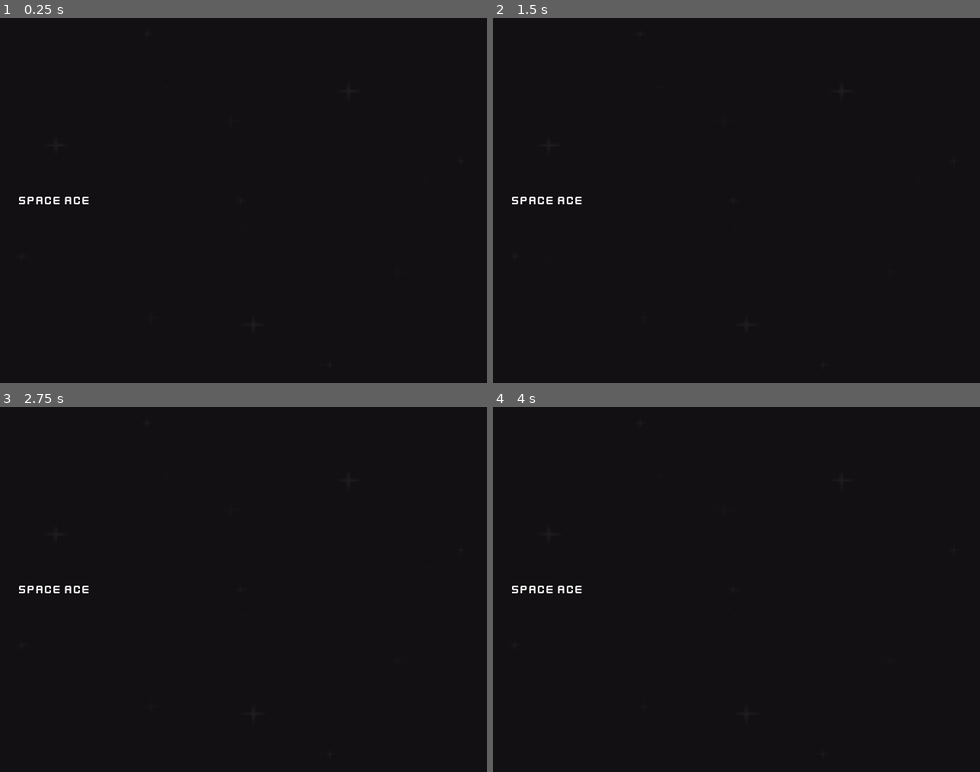
Above: before the commit, frames 1-4 (two rows, left to right).
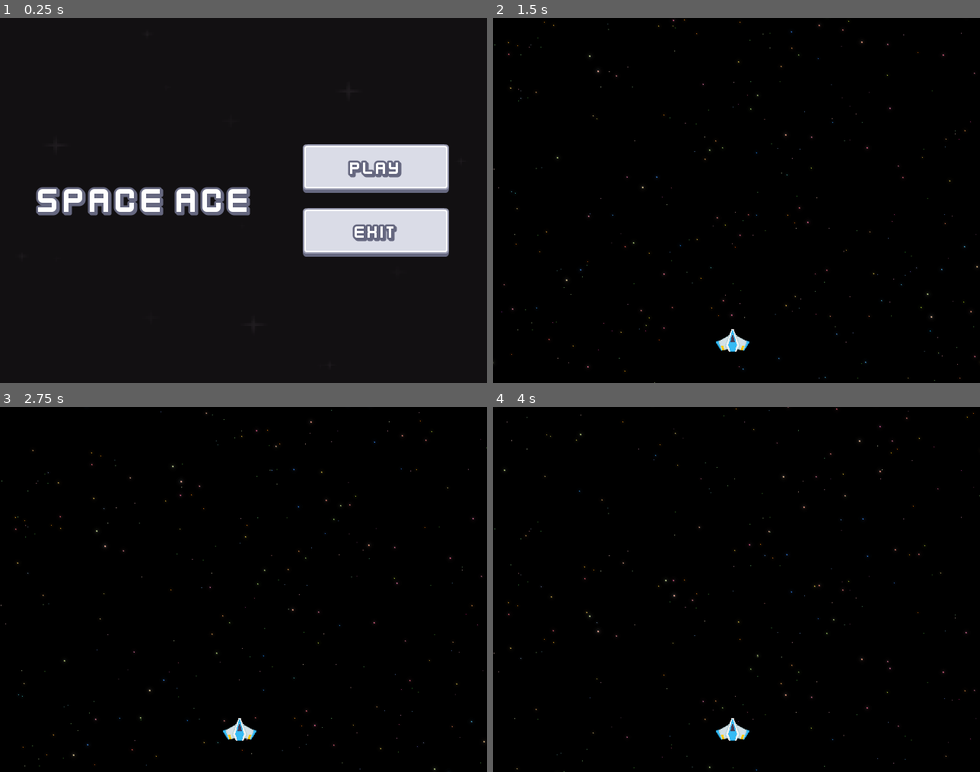
Above: after the commit, the same moments.

Repository: Edwin-Aguirre/Space-Ace
Game: Godot game, scene res://scenes/main/main.tscn
The game is run twice, just before and just after one commit, with the same random seed, the same clock (stepped at 60 frames per second) and the same inputs.
Inputs (mouse positions are in pixels of both pictures, inside the frame that each line leads up to):
- Up to frame 1 (0.25 s): no input
- Up to frame 2 (1.5 s): click (867, 167) at 0.5 s, where only the run after the commit has a clickable "Play"
- Up to frame 3 (2.75 s): no input
- Up to frame 4 (4 s): no input

The runs differ from the first frame. In frame 1, 11% of the frame differs, in the area x 3-93%, y 34-66%; in frame 2, 0.7%; in frame 3, 0.7%; in frame 4, 0.7%.

Commit message:
Added Title Screen

Diff:
--- a/project.godot
+++ b/project.godot
@@ -11,6 +11,7 @@
 [application]
 
 config/name="Space Ace"
+config/tags=PackedStringArray("udemy")
 run/main_scene="uid://dmq2qq3jf8q81"
 config/features=PackedStringArray("4.4", "Mobile")
 config/icon="res://icon.svg"
@@ -27,32 +28,53 @@
 window/size/viewport_height=480
 window/stretch/mode="viewport"
 mouse_cursor/custom_image="uid://boe4nsnn3sshd"
+mouse_cursor/custom_image_hotspot=Vector2(5, 5)
 
 [input]
 
 up={
 "deadzone": 0.2,
-"events": []
+"events": [Object(InputEventKey,"resource_local_to_scene":false,"resource_name":"","device":-1,"window_id":0,"alt_pressed":false,"shift_pressed":false,"ctrl_pressed":false,"meta_pressed":false,"pressed":false,"keycode":0,"physical_keycode":4194320,"key_label":0,"unicode":0,"location":0,"echo":false,"script":null)
+, Object(InputEventKey,"resource_local_to_scene":false,"resource_name":"","device":-1,"window_id":0,"alt_pressed":false,"shift_pressed":false,"ctrl_pressed":false,"meta_pressed":false,"pressed":false,"keycode":0,"physical_keycode":87,"key_label":0,"unicode":119,"location":0,"echo":false,"script":null)
+, Object(InputEventJoypadMotion,"resource_local_to_scene":false,"resource_name":"","device":-1,"axis":1,"axis_value":-1.0,"script":null)
+, Object(InputEventJoypadButton,"resource_local_to_scene":false,"resource_name":"","device":-1,"button_index":11,"pressure":0.0,"pressed":true,"script":null)
+]
 }
 down={
 "deadzone": 0.2,
-"events": []
+"events": [Object(InputEventKey,"resource_local_to_scene":false,"resource_name":"","device":-1,"window_id":0,"alt_pressed":false,"shift_pressed":false,"ctrl_pressed":false,"meta_pressed":false,"pressed":false,"keycode":0,"physical_keycode":4194322,"key_label":0,"unicode":0,"location":0,"echo":false,"script":null)
+, Object(InputEventKey,"resource_local_to_scene":false,"resource_name":"","device":-1,"window_id":0,"alt_pressed":false,"shift_pressed":false,"ctrl_pressed":false,"meta_pressed":false,"pressed":false,"keycode":0,"physical_keycode":83,"key_label":0,"unicode":115,"location":0,"echo":false,"script":null)
+, Object(InputEventJoypadMotion,"resource_local_to_scene":false,"resource_name":"","device":-1,"axis":1,"axis_value":1.0,"script":null)
+, Object(InputEventJoypadButton,"resource_local_to_scene":false,"resource_name":"","device":-1,"button_index":12,"pressure":0.0,"pressed":true,"script":null)
+]
 }
 left={
 "deadzone": 0.2,
-"events": []
+"events": [Object(InputEventKey,"resource_local_to_scene":false,"resource_name":"","device":-1,"window_id":0,"alt_pressed":false,"shift_pressed":false,"ctrl_pressed":false,"meta_pressed":false,"pressed":false,"keycode":0,"physical_keycode":4194319,"key_label":0,"unicode":0,"location":0,"echo":false,"script":null)
+, Object(InputEventKey,"resource_local_to_scene":false,"resource_name":"","device":-1,"window_id":0,"alt_pressed":false,"shift_pressed":false,"ctrl_pressed":false,"meta_pressed":false,"pressed":false,"keycode":0,"physical_keycode":65,"key_label":0,"unicode":97,"location":0,"echo":false,"script":null)
+, Object(InputEventJoypadMotion,"resource_local_to_scene":false,"resource_name":"","device":-1,"axis":0,"axis_value":-1.0,"script":null)
+, Object(InputEventJoypadButton,"resource_local_to_scene":false,"resource_name":"","device":-1,"button_index":13,"pressure":0.0,"pressed":true,"script":null)
+]
 }
 right={
 "deadzone": 0.2,
-"events": []
+"events": [Object(InputEventKey,"resource_local_to_scene":false,"resource_name":"","device":-1,"window_id":0,"alt_pressed":false,"shift_pressed":false,"ctrl_pressed":false,"meta_pressed":false,"pressed":false,"keycode":0,"physical_keycode":4194321,"key_label":0,"unicode":0,"location":0,"echo":false,"script":null)
+, Object(InputEventKey,"resource_local_to_scene":false,"resource_name":"","device":-1,"window_id":0,"alt_pressed":false,"shift_pressed":false,"ctrl_pressed":false,"meta_pressed":false,"pressed":false,"keycode":0,"physical_keycode":68,"key_label":0,"unicode":100,"location":0,"echo":false,"script":null)
+, Object(InputEventJoypadMotion,"resource_local_to_scene":false,"resource_name":"","device":-1,"axis":0,"axis_value":1.0,"script":null)
+, Object(InputEventJoypadButton,"resource_local_to_scene":false,"resource_name":"","device":-1,"button_index":14,"pressure":0.0,"pressed":true,"script":null)
+]
 }
 shoot={
 "deadzone": 0.2,
-"events": []
+"events": [Object(InputEventKey,"resource_local_to_scene":false,"resource_name":"","device":-1,"window_id":0,"alt_pressed":false,"shift_pressed":false,"ctrl_pressed":false,"meta_pressed":false,"pressed":false,"keycode":0,"physical_keycode":32,"key_label":0,"unicode":32,"location":0,"echo":false,"script":null)
+, Object(InputEventJoypadButton,"resource_local_to_scene":false,"resource_name":"","device":-1,"button_index":0,"pressure":0.0,"pressed":true,"script":null)
+]
 }
 exit={
 "deadzone": 0.2,
-"events": []
+"events": [Object(InputEventKey,"resource_local_to_scene":false,"resource_name":"","device":-1,"window_id":0,"alt_pressed":false,"shift_pressed":false,"ctrl_pressed":false,"meta_pressed":false,"pressed":false,"keycode":0,"physical_keycode":4194305,"key_label":0,"unicode":0,"location":0,"echo":false,"script":null)
+, Object(InputEventJoypadButton,"resource_local_to_scene":false,"resource_name":"","device":-1,"button_index":4,"pressure":0.0,"pressed":true,"script":null)
+]
 }
 
 [layer_names]
--- /dev/null
+++ b/resources/title_text.tres
@@ -0,0 +1,12 @@
+[gd_resource type="LabelSettings" load_steps=2 format=3 uid="uid://blmjvseelrqis"]
+
+[ext_resource type="FontFile" uid="uid://yfpxvo21kncj" path="res://assets/fonts/kenvector_future_thin.ttf" id="1_ilb0m"]
+
+[resource]
+font = ExtResource("1_ilb0m")
+font_size = 48
+outline_size = 10
+outline_color = Color(0.4, 0.407843, 0.501961, 1)
+shadow_size = 10
+shadow_color = Color(0.4, 0.407843, 0.501961, 1)
+shadow_offset = Vector2(2, 2)
--- /dev/null
+++ b/resources/ui_button_text.tres
@@ -0,0 +1,12 @@
+[gd_resource type="LabelSettings" load_steps=2 format=3 uid="uid://cikl5emkas1o6"]
+
+[ext_resource type="FontFile" uid="uid://yfpxvo21kncj" path="res://assets/fonts/kenvector_future_thin.ttf" id="1_wu8kw"]
+
+[resource]
+font = ExtResource("1_wu8kw")
+font_size = 24
+outline_size = 10
+outline_color = Color(0.4, 0.407843, 0.501961, 1)
+shadow_size = 10
+shadow_color = Color(0.4, 0.407843, 0.501961, 1)
+shadow_offset = Vector2(2, 2)
--- /dev/null
+++ b/scenes/main/main.gd
@@ -0,0 +1,9 @@
+extends Control
+
+
+func _on_play_button_pressed() -> void:
+	GameManager.load_level_scene()
+
+
+func _on_exit_button_pressed() -> void:
+	get_tree().quit()
--- a/scenes/main/main.tscn
+++ b/scenes/main/main.tscn
@@ -1,11 +1,10 @@
-[gd_scene load_steps=5 format=3 uid="uid://dmq2qq3jf8q81"]
+[gd_scene load_steps=6 format=3 uid="uid://dmq2qq3jf8q81"]
 
+[ext_resource type="Script" uid="uid://cv8p6aurouvfe" path="res://scenes/main/main.gd" id="1_6q06x"]
 [ext_resource type="Texture2D" uid="uid://dutkgv1sqeglp" path="res://assets/backgrounds/black.png" id="1_k2fmo"]
-[ext_resource type="FontFile" uid="uid://yfpxvo21kncj" path="res://assets/fonts/kenvector_future_thin.ttf" id="2_l3cfh"]
+[ext_resource type="LabelSettings" uid="uid://blmjvseelrqis" path="res://resources/title_text.tres" id="2_l3cfh"]
 [ext_resource type="AudioStream" uid="uid://dkix7p5pd4og0" path="res://assets/sounds/TitleScreen.mp3" id="3_6q06x"]
-
-[sub_resource type="LabelSettings" id="LabelSettings_ow5a4"]
-font = ExtResource("2_l3cfh")
+[ext_resource type="PackedScene" uid="uid://emqe56re06di" path="res://scenes/ui_button/ui_button.tscn" id="3_l3cfh"]
 
 [node name="Main" type="Control"]
 layout_mode = 3
@@ -14,6 +13,7 @@
 anchor_bottom = 1.0
 grow_horizontal = 2
 grow_vertical = 2
+script = ExtResource("1_6q06x")
 
 [node name="TextureRect" type="TextureRect" parent="."]
 layout_mode = 1
@@ -31,24 +31,35 @@
 anchor_bottom = 1.0
 grow_horizontal = 2
 grow_vertical = 2
-theme_override_constants/margin_left = 25
+theme_override_constants/margin_left = 50
 theme_override_constants/margin_top = 25
-theme_override_constants/margin_right = 25
+theme_override_constants/margin_right = 50
 theme_override_constants/margin_bottom = 25
 
-[node name="Label" type="Label" parent="MC"]
+[node name="TitleLabel" type="Label" parent="MC"]
 layout_mode = 2
 size_flags_horizontal = 0
 text = "Space Ace"
-label_settings = SubResource("LabelSettings_ow5a4")
+label_settings = ExtResource("2_l3cfh")
 
 [node name="VB" type="VBoxContainer" parent="MC"]
 layout_mode = 2
 size_flags_horizontal = 8
 size_flags_vertical = 4
-theme_override_constants/separation = 18
+theme_override_constants/separation = 20
+
+[node name="PlayButton" parent="MC/VB" instance=ExtResource("3_l3cfh")]
+layout_mode = 2
+text = "Play"
+
+[node name="ExitButton" parent="MC/VB" instance=ExtResource("3_l3cfh")]
+layout_mode = 2
+text = "Exit"
 
 [node name="Music" type="AudioStreamPlayer" parent="."]
 stream = ExtResource("3_6q06x")
 volume_db = -20.0
 autoplay = true
+
+[connection signal="pressed" from="MC/VB/PlayButton" to="." method="_on_play_button_pressed"]
+[connection signal="pressed" from="MC/VB/ExitButton" to="." method="_on_exit_button_pressed"]
--- /dev/null
+++ b/scenes/ui_button/ui_button.gd
@@ -0,0 +1,15 @@
+extends TextureButton
+
+
+class_name UIButton
+
+
+@export var text: String = "Set Me"
+
+
+@onready var button_label_text: Label = $ButtonLabelText
+
+
+# Called when the node enters the scene tree for the first time.
+func _ready() -> void:
+	button_label_text.text = text
--- /dev/null
+++ b/scenes/ui_button/ui_button.tscn
@@ -0,0 +1,27 @@
+[gd_scene load_steps=6 format=3 uid="uid://emqe56re06di"]
+
+[ext_resource type="Texture2D" uid="uid://o0id07vgmik8" path="res://assets/ui/buttonGreyDepthFlat.png" id="1_dxprj"]
+[ext_resource type="Texture2D" uid="uid://cjfx2kiyltgqj" path="res://assets/ui/buttonGreyDepthGradient.png" id="2_o54dh"]
+[ext_resource type="Texture2D" uid="uid://ba0n5olopk6rd" path="res://assets/ui/buttonGreyFlat.png" id="3_1of2a"]
+[ext_resource type="Script" uid="uid://bhpt2o200ibpp" path="res://scenes/ui_button/ui_button.gd" id="4_o54dh"]
+[ext_resource type="LabelSettings" uid="uid://cikl5emkas1o6" path="res://resources/ui_button_text.tres" id="5_o54dh"]
+
+[node name="UIButton" type="TextureButton"]
+offset_right = 40.0
+offset_bottom = 40.0
+texture_normal = ExtResource("1_dxprj")
+texture_pressed = ExtResource("3_1of2a")
+texture_hover = ExtResource("2_o54dh")
+script = ExtResource("4_o54dh")
+
+[node name="ButtonLabelText" type="Label" parent="."]
+layout_mode = 1
+anchors_preset = 15
+anchor_right = 1.0
+anchor_bottom = 1.0
+grow_horizontal = 2
+grow_vertical = 2
+text = "Set Me"
+label_settings = ExtResource("5_o54dh")
+horizontal_alignment = 1
+vertical_alignment = 1
Binary file removed: assets/ui/buttonBlue.png
Binary file removed: assets/ui/buttonGreen.png
Binary file added: assets/ui/buttonGreyDepthFlat.png
Not shown, changed: assets/ui/buttonGreyDepthFlat.png.import
Binary file added: assets/ui/buttonGreyDepthGradient.png
Not shown, changed: assets/ui/buttonGreyDepthGradient.png.import
Binary file added: assets/ui/buttonGreyFlat.png
Not shown, changed: assets/ui/buttonGreyFlat.png.import
Binary file removed: assets/ui/buttonRed.png
Binary file removed: assets/ui/buttonYellow.png
Not shown, removed: assets/ui/buttonYellow.png.import
Not shown, added: scenes/main/main.gd.uid
(and 1 more such lines)
